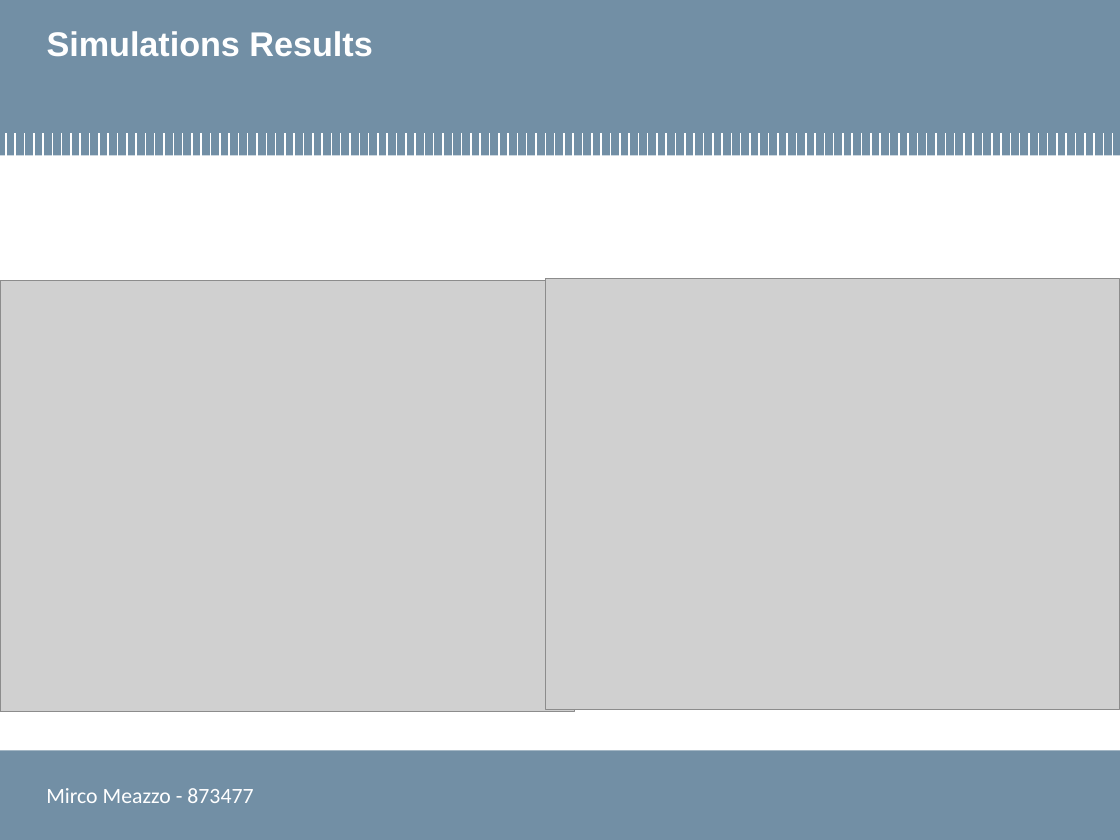
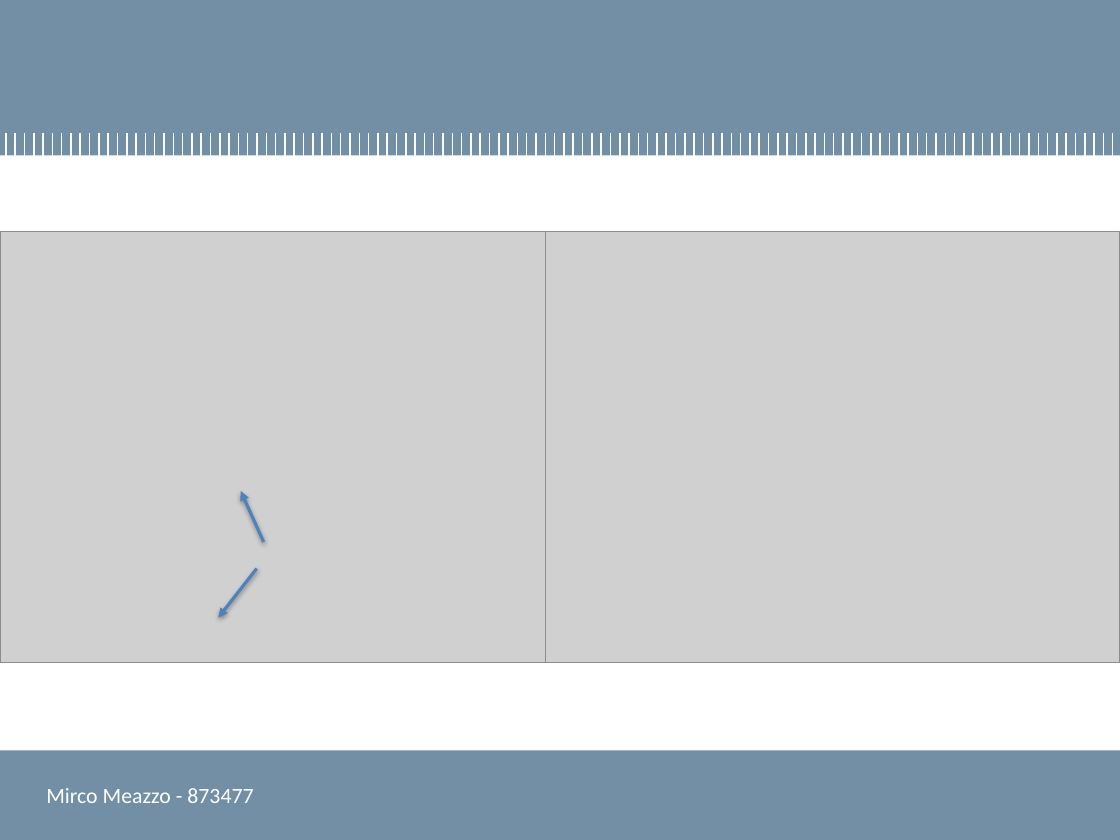
Before and after one commit to mircuz/channel_report, a slide deck: slide 12 of presentazione_meazzo.pptx. Drawn at 1120x840 pixels with LibreOffice and Linux fonts; fonts in the diff are those of the drawing; grey boxes stand for pictures; background and template pictures are left out. Boxes give left, top, right and bottom in pixels: in the first picture for what was removed or moved away, otherwise in the second. Text is boxed around its words. In the diff, an @@ line names an element or a change of style, - is before the commit and + after.

```diff
--- a/presentazione_meazzo.pptx
+++ b/presentazione_meazzo.pptx
@@ title removed at box(47, 31, 372, 57) @@
-Simulations Results
@@ picture: place and size @@
-picture at box(0, 280, 575, 711)
+picture at box(0, 232, 575, 663)
@@ picture: place and size @@
-picture at box(545, 279, 1120, 710)
+picture at box(545, 232, 1120, 663)
@@ arrow added from (263, 542) to (241, 491), #4F81BD 2 pt @@
@@ arrow added from (256, 569) to (218, 617), #4F81BD 2 pt @@
```
Also in this commit, not shown: 12 other slides changed, 2 slides added, 2 slides removed.
